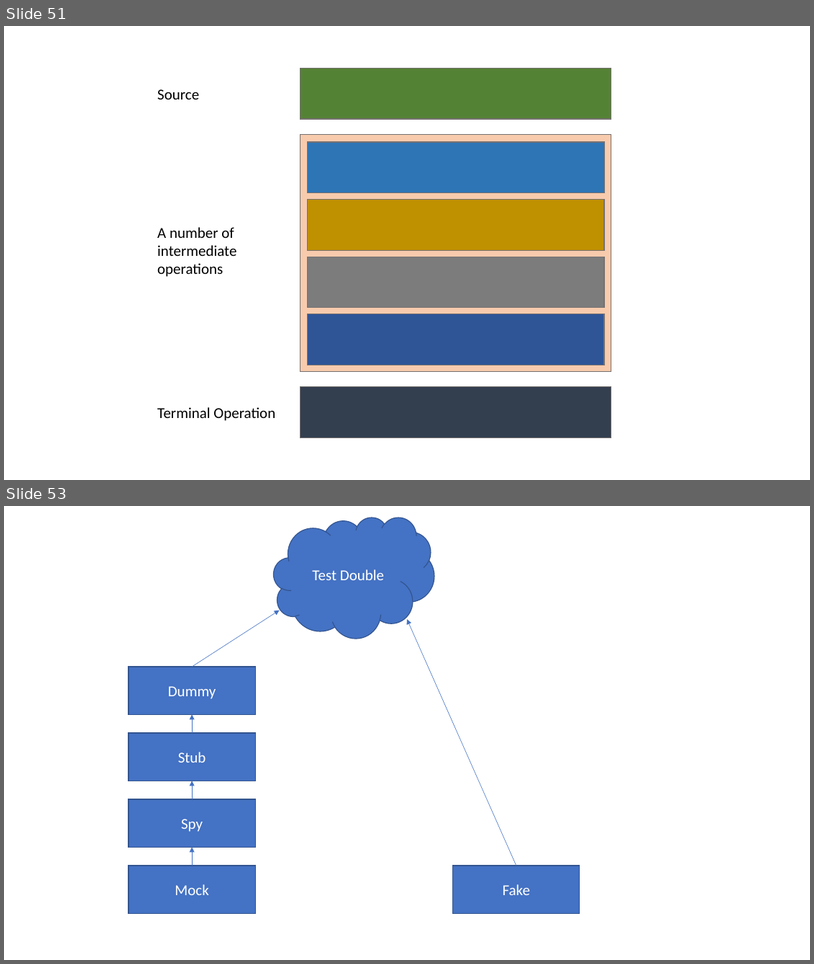
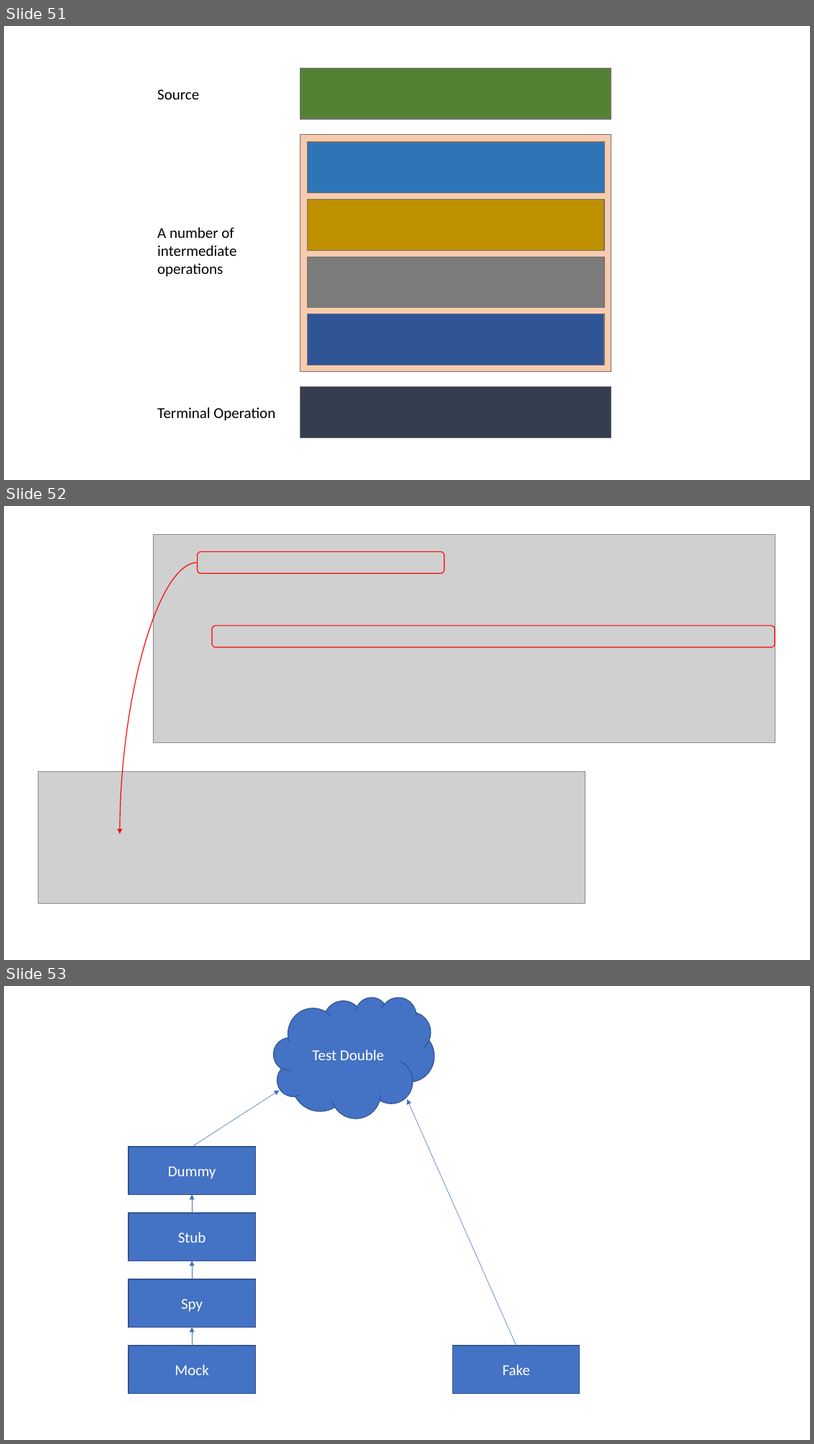
Before and after one commit to albertattard/java-boot-camp, a slide deck: assets/images/Images.pptx. Shown one above the other, each under a label of ours: slides 51 and 53 before the commit, slides 51, 52 and 53 after it; the slides between them are not shown. The pictures are 814x964 and 814x1444 pixels, drawn with LibreOffice and Linux fonts; fonts in the diff are those of the drawing; grey boxes stand for pictures. Boxes give left, top, right and bottom in pixels: in the first picture for what was removed or moved away, otherwise in the second. Text is boxed around its words. In the diff, an @@ line names an element or a change of style, - is before the commit and + after.

```diff
--- a/assets/images/Images.pptx
+++ b/assets/images/Images.pptx
@@ slide 52 added at [4, 506, 810, 960], background #FFFFFF @@
@@ picture added at [153, 534, 775, 743] @@
@@ curved arrow added from (198, 562) to (120, 834), #FF0000 1 pt @@
@@ rounded rectangle added at [198, 551, 445, 573], outline #FF0000 1 pt @@
@@ rounded rectangle added at [212, 626, 775, 648], outline #FF0000 1 pt @@
@@ picture added at [38, 772, 585, 903] @@
```
Also in this commit, not shown: 1 slide removed, 1 other file.
